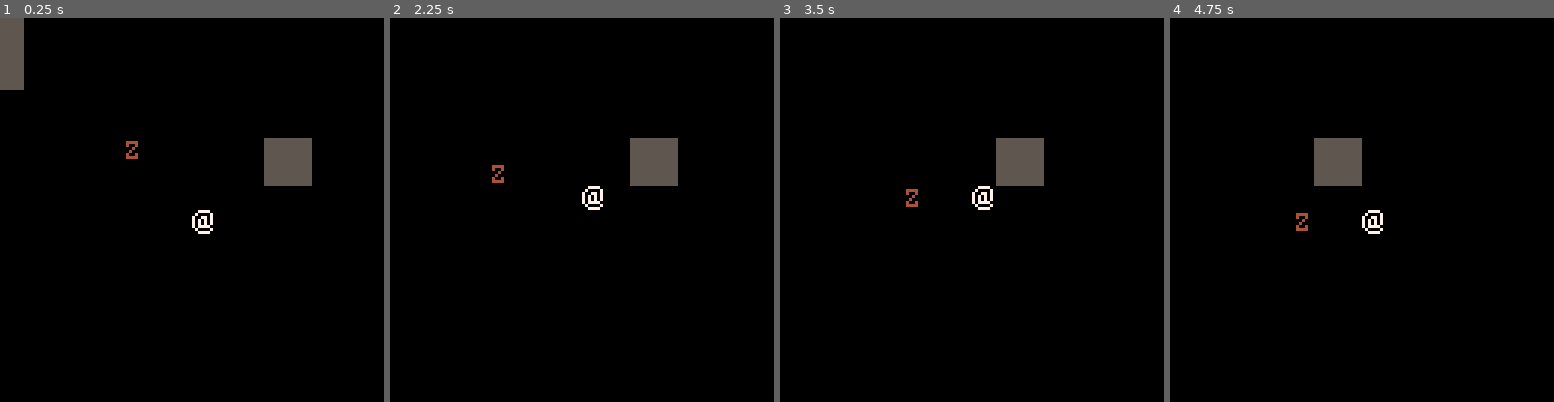
Above: before the commit, frames 1-4 (left to right).
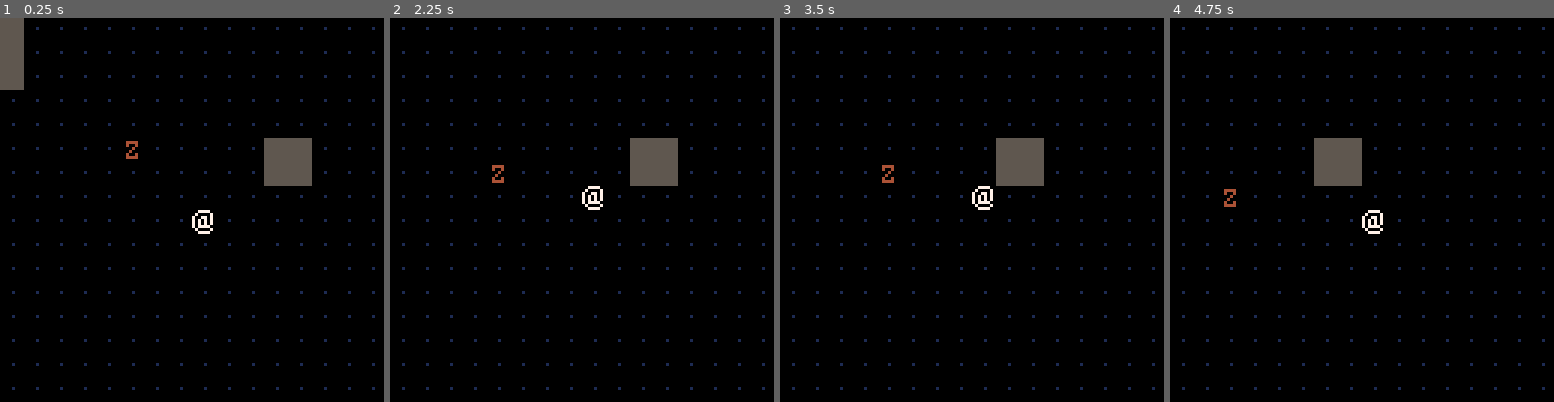
Above: after the commit, the same moments.

Repository: lkingsford/pico8-projects
Game: PICO-8 cartridge rl/rl.p8
Two runs of this game, one before a commit and one after it. Both use one fixed random seed, a clock stepped at 60 frames per second and the inputs below.
Inputs:
- Up to frame 1 (0.25 s): no input
- Up to frame 2 (2.25 s): tap X (X key) at 0.33, 1.07, 1.85 s; tap O (Z key) at 0.7, 1.7, 2.1 s; hold Right 1.6-2.1 s; hold Up from 2.15 s (still down)
- Up to frame 3 (3.5 s): release Up at 2.42 s; hold Right 2.47-3.03 s; tap O (Z key) at 2.5, 2.9, 3.3 s; tap X (X key) at 2.97 s; hold Left from 3.08 s (still down)
- Up to frame 4 (4.75 s): release Left at 3.58 s; hold Down 3.63-3.97 s; tap O (Z key) at 3.7, 4.1, 4.5 s; hold Right 4.02-4.68 s; tap X (X key) at 4.08 s; hold Up from 4.73 s (still down)

The runs differ from the first frame. In frame 1, 1.5% of the frame differs, in the area x 3-98%, y 2-97%; in frame 2, 1.5%; in frame 3, 1.7%; in frame 4, 1.7%.

Commit message:
RL Fix zombie movement when no path

Diff:
--- a/rl/rl.p8
+++ b/rl/rl.p8
@@ -17,12 +17,13 @@
 function remove_blocked(moves)
 	local result = {}
 	for m in all(moves) do
-		if not fget(mget(m[1],m[2]), 1) then
+		if not fget(mget(m[1],m[2]), 0) then
 			add(result, m)
 		end
 	end
 	return result
 end
+_zm = 0
 
 function zombie_ai(a)
 	local nx,ny = a.x,a,y
@@ -32,6 +33,7 @@
 	if a.y>pc.y then add(moves,{a.x,a.y-1}) end
 	if a.y<pc.y then add(moves,{a.x,a.y+1}) end
 	moves = remove_blocked(moves)
+	_zm = #moves
 	if #moves == 0 then
 		add(moves,{a.x-1,a.y})
 		add(moves,{a.x+1,a.y})
@@ -83,7 +85,7 @@
 		actor.x = nx
 		actor.y = ny
 	end
-	actor.t += actor.s or DEF_SP
+	actor.t += actor.spd or DEF_SP
 end
 
 pc = {x=8,y=8,spr=48,ai=nil,spd=10,t=0}
@@ -93,23 +95,24 @@
 DEF_SP=10
 
 function _draw()
-	cls()
 	palt(0, false)
 	palt(14, true)
 	camera(min(MWIDTH*8-128, max(0,pc.x*8-64)), min(MHEIGHT*8-64,max(0,pc.y*8-128)))
+	poke(0x5F36, 0x8)
 	map()
 	for a in all(actors) do
 		spr(a.spr, a.x*8,a.y*8)
 	end
+	camera()
 end
 
 __gfx__
 00000000555555550000000000000000000000000000000000000000000000000000000000000000000000000000000000000000000000000000000000000000
 00000000555555550000000000000000000000000000000000000000000000000000000000000000000000000000000000000000000000000000000000000000
-00700700555555550000000000000000000000000000000000000000000000000000000000000000000000000000000000000000000000000000000000000000
-00077000555555550000000000000000000000000000000000000000000000000000000000000000000000000000000000000000000000000000000000000000
-00077000555555550000000000000000000000000000000000000000000000000000000000000000000000000000000000000000000000000000000000000000
-00700700555555550000000000000000000000000000000000000000000000000000000000000000000000000000000000000000000000000000000000000000
+00000000555555550000000000000000000000000000000000000000000000000000000000000000000000000000000000000000000000000000000000000000
+00001000555555550000000000000000000000000000000000000000000000000000000000000000000000000000000000000000000000000000000000000000
+00000000555555550000000000000000000000000000000000000000000000000000000000000000000000000000000000000000000000000000000000000000
+00000000555555550000000000000000000000000000000000000000000000000000000000000000000000000000000000000000000000000000000000000000
 00000000555555550000000000000000000000000000000000000000000000000000000000000000000000000000000000000000000000000000000000000000
 00000000555555550000000000000000000000000000000000000000000000000000000000000000000000000000000000000000000000000000000000000000
 00000000000000000000000000000000000000000000000000000000000000000000000000000000000000000000000000000000000000000000000000000000
